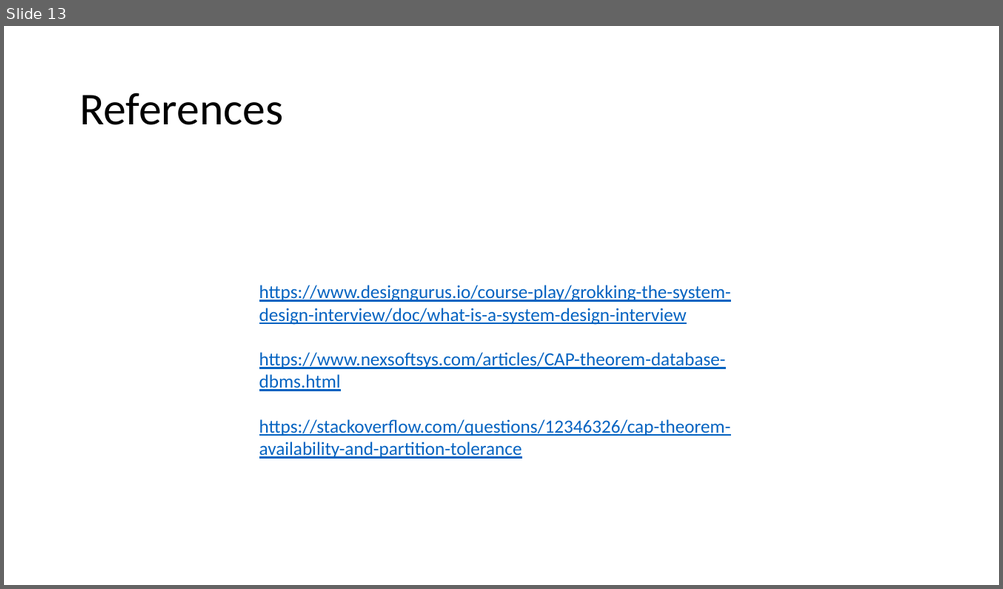
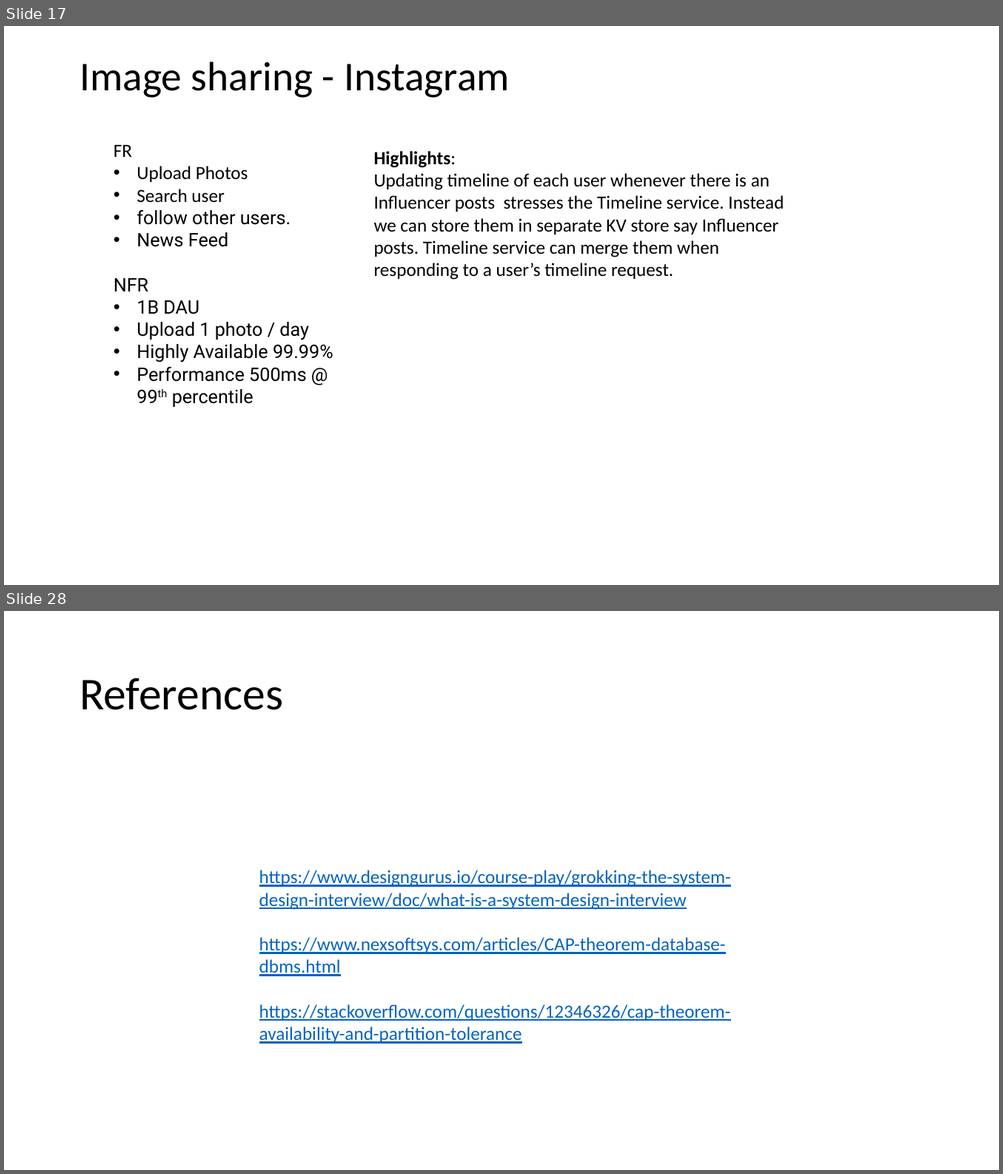
Before and after one commit to as6485/technology, a slide deck: System Design.pptx. Shown one above the other, each under a label of ours: slide 13 before the commit, slides 17 and 28 after it; the slides between them are not shown. The pictures are 1003x589 and 1003x1174 pixels, drawn with LibreOffice and Linux fonts; fonts in the diff are those of the drawing. Boxes give left, top, right and bottom in pixels: in the first picture for what was removed or moved away, otherwise in the second. Text is boxed around its words. In the diff, an @@ line names an element or a change of style, - is before the commit and + after.

```diff
--- a/System Design.pptx
+++ b/System Design.pptx
@@ slide 17 added at bbox=[4, 26, 999, 585], background #FFFFFF @@
@@ title added at bbox=[79, 62, 509, 98], 39.6 pt, text #000000 @@
+Image sharing - Instagram
@@ text added at bbox=[114, 144, 333, 407], 18 pt, text #000000 @@
+FR
+• Upload Photos
+• Search user
+• follow other users.
+• News Feed
+NFR
+• 1B DAU
+• Upload 1 photo / day
+• Highly Available 99.99%
+• Performance 500ms @ 99th percentile
@@ text added at bbox=[374, 151, 783, 280], 18 pt, text #000000 @@
+Highlights:
+Updating timeline of each user whenever there is an Influencer posts stresses the Timeline service. Instead we can store them in separate KV store say Influencer posts. Timeline service can merge them when responding to a user’s timeline request.
@@ what was slide 13 is now slide 28 @@
```
Also in this commit, not shown: 1 slide changed, 14 other slides added, 1 other file.
